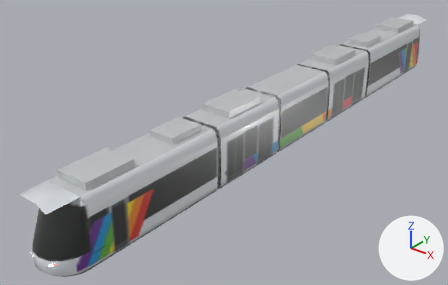
The glTF model assets/models/rolling_stock/angers_302/lod3.glb, before and after one commit.
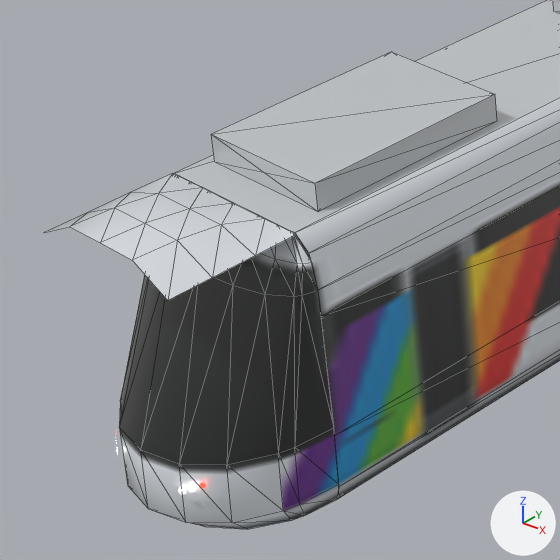
The first picture shows the older version from a 50 mm camera at (16.8, -26.3, 14.6) aimed at (-2.0, -2.8, 0.0). The close-ups show the older and then the newer version on the part from 0% to 34% of the width and 47% to 100% of the height of that picture. Only the edits that show in the close-ups are written down. The lights are fixed; the arrows at lower right show +X, +Y and +Z. The close-ups show mesh edges as thin lines. Where no turn or scale is listed for an object, it has been applied to the vertices. Vertices at exactly the same position are counted once.

The older version as bpy lines, for what is in view:
```python
me_module_04 = bpy.data.meshes.new('module_04')
me_module_04.from_pydata(...)  # 143 vertices, 221 faces; spans x -1.19..1.19, y -4.5..4.38, z 0.25..3.62
me_module_04.materials.append(mat_livery_angers_302)  # picture img_livery_256_png
ob_module_04 = bpy.data.objects.new('module_04', me_module_04)
ob_module_04.location = (0.0, -11.7, 0.0)
```
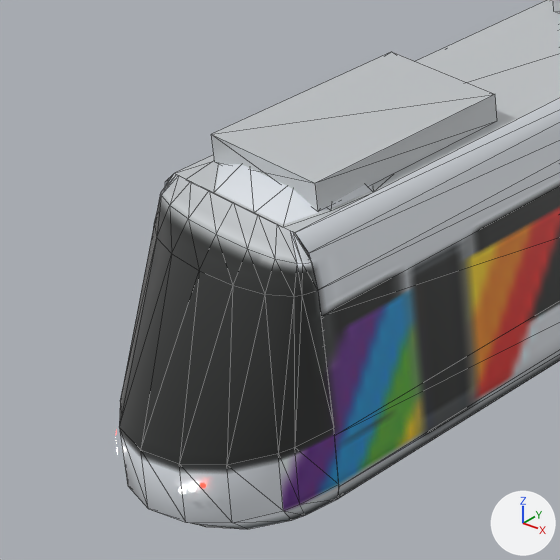
Location of each change, [x1, y1, x2, y2] in pixels of the close-ups (560 x 560 px):
'module_04', reshaped
    before: [45, 0, 560, 529]
    after: [119, 0, 560, 529]
part 1 of me_module_04, added
    after: [216, 164, 372, 225]
part 2 of me_module_04, deleted
    before: [45, 173, 297, 300]

Edits to the bpy script that builds the scene:
```text
Change me_module_04:
    used by ob_module_04; location = (0.0, -11.7, 0.0)
    remove me_module_04.from_pydata(...)  # 143 vertices, 221 faces; spans x -1.19..1.19, y -4.5..4.38, z 0.25..3.62
    add me_module_04.from_pydata(...)  # 139 vertices, 215 faces; spans x -1.19..1.19, y -4.45..4.38, z 0.25..3.62
    me_module_04 part 1: a new loose piece of 16 vertices spanning x -0.91..0.91, y -3.0..-1.5, z 3.29..3.53, in mat_livery_angers_302 (picture img_livery_256_png)
    me_module_04 part 2: the loose piece of 20 vertices spanning x -0.96..0.96, y -4.5..-3.0, z 3.29..3.54 is deleted
```
